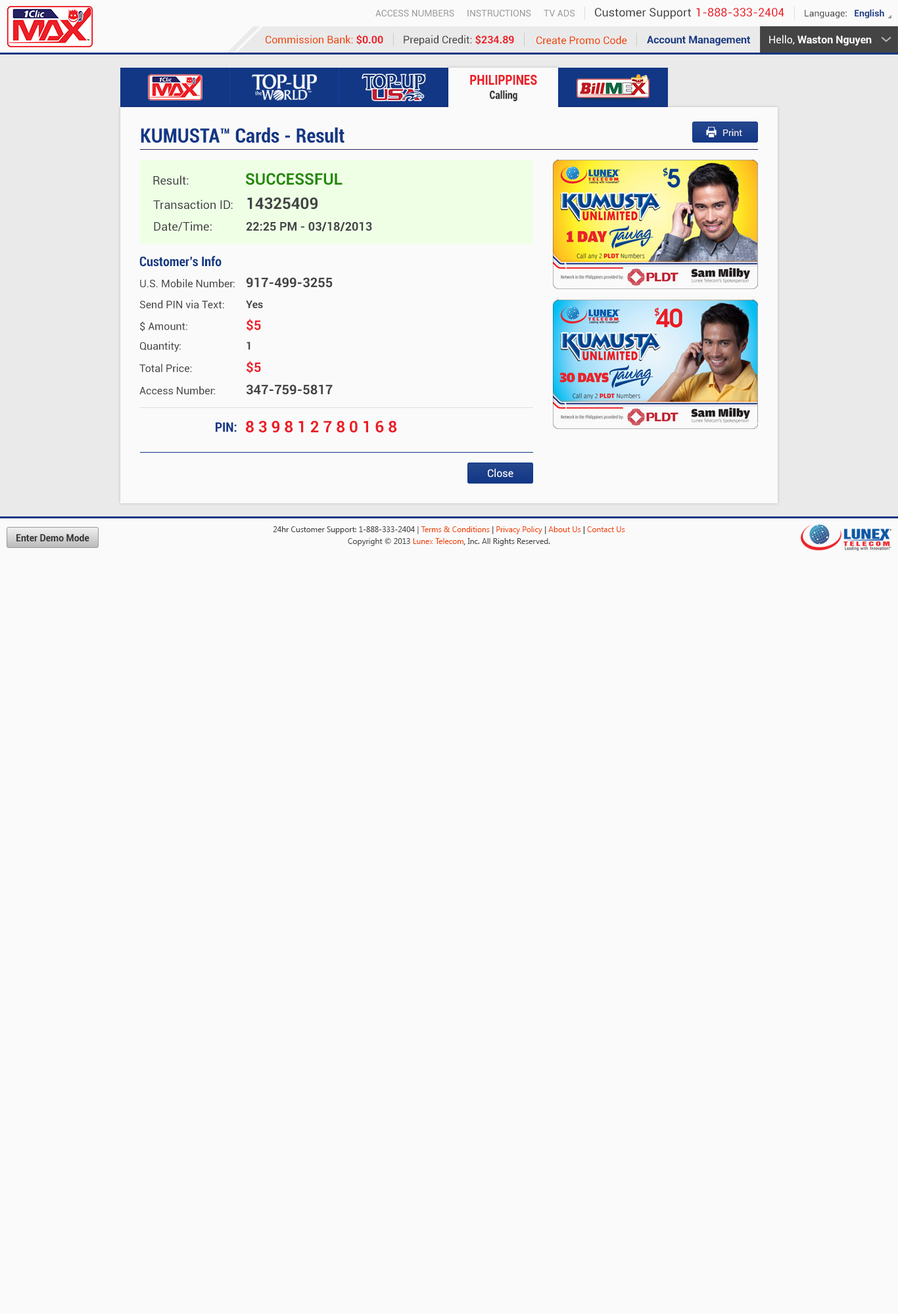
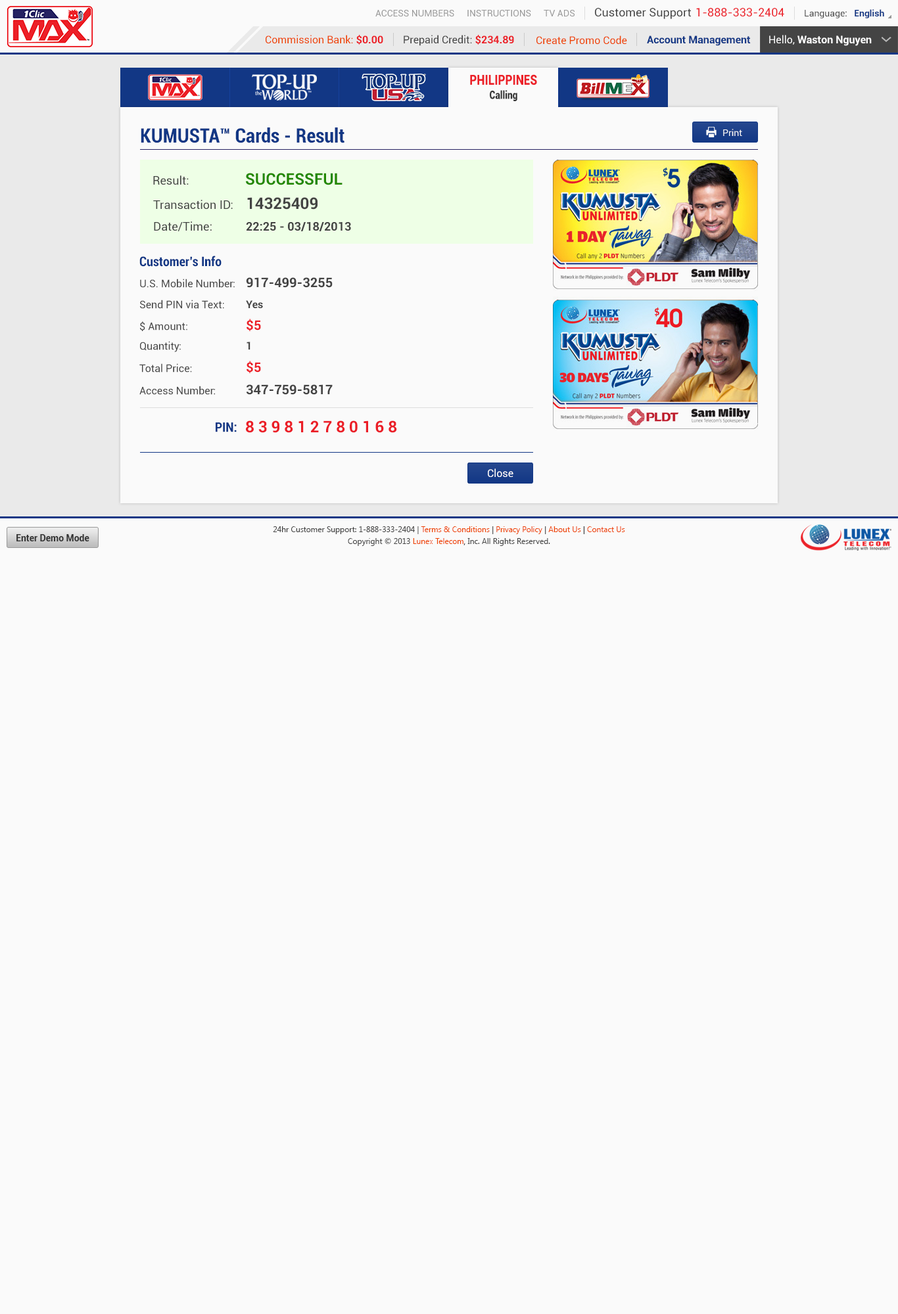
Layered file, before and after one edit (898 x 1314). Changes by layer:
renamed "22:25 PM - 03/18/2013" to "22:25 - 03/18/2013", painted on it over [279, 221, 372, 232]
